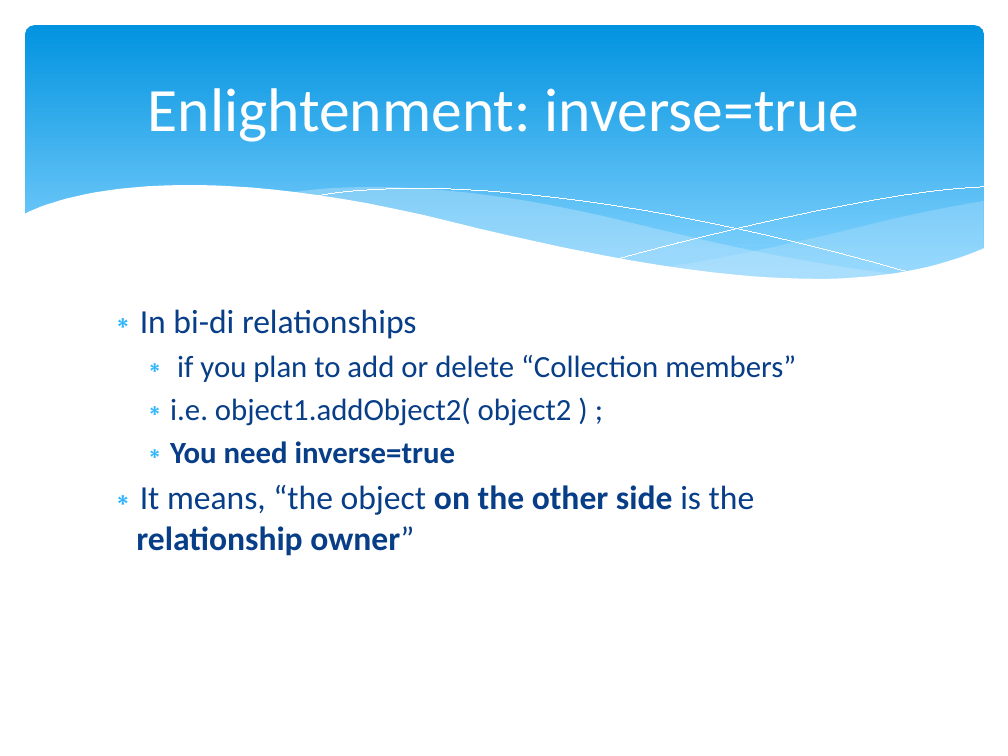
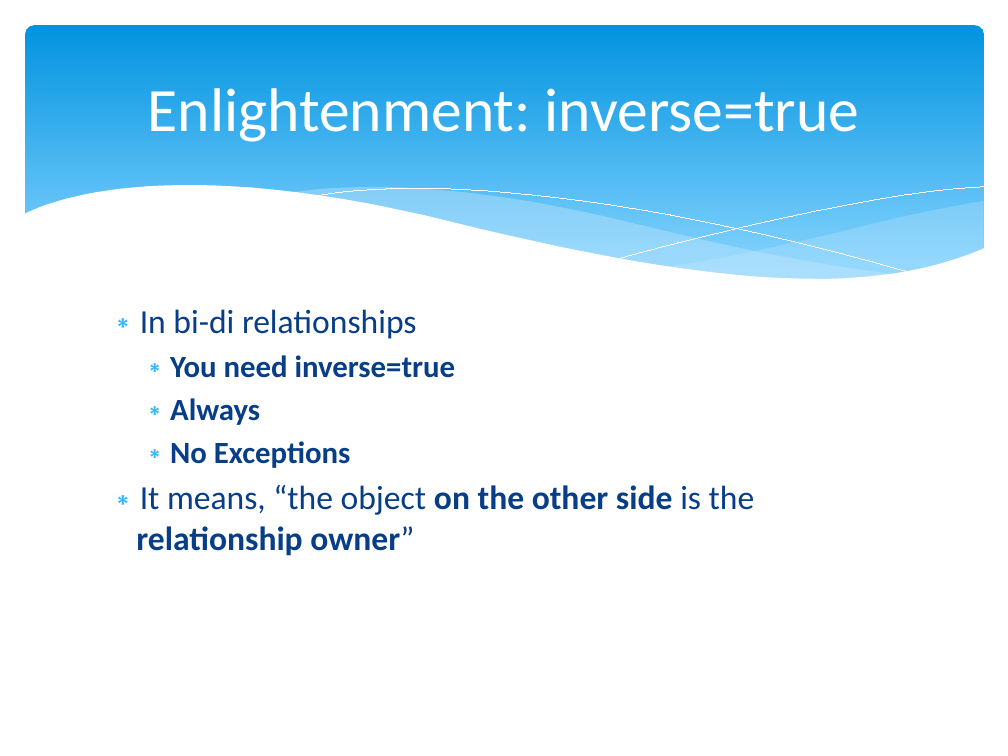
Before and after one commit to marcesher/mxunit-cfmeetups, a slide deck: slide 45 of CFObjective_ORMZen/preso/orm_zen.ppt.pptx. Drawn at 1008x756 pixels with LibreOffice and Linux fonts; fonts in the diff are those of the drawing. Boxes give left, top, right and bottom in pixels: in the first picture for what was removed or moved away, otherwise in the second. Text is boxed around its words. In the diff, an @@ line names an element or a change of style, - is before the commit and + after.

```diff
--- a/CFObjective_ORMZen/preso/orm_zen.ppt.pptx
+++ b/CFObjective_ORMZen/preso/orm_zen.ppt.pptx
@@ text at [170,355,796,426]: paragraphs removed @@
-  ∗ if you plan to add or delete “Collection members”
-  ∗ i.e. object1.addObject2( object2 ) ;
@@ text at [170,398,350,468]: paragraphs added @@
+  ∗ Always
+  ∗ No Exceptions
```
Also in this commit, not shown: 6 other slides changed.
